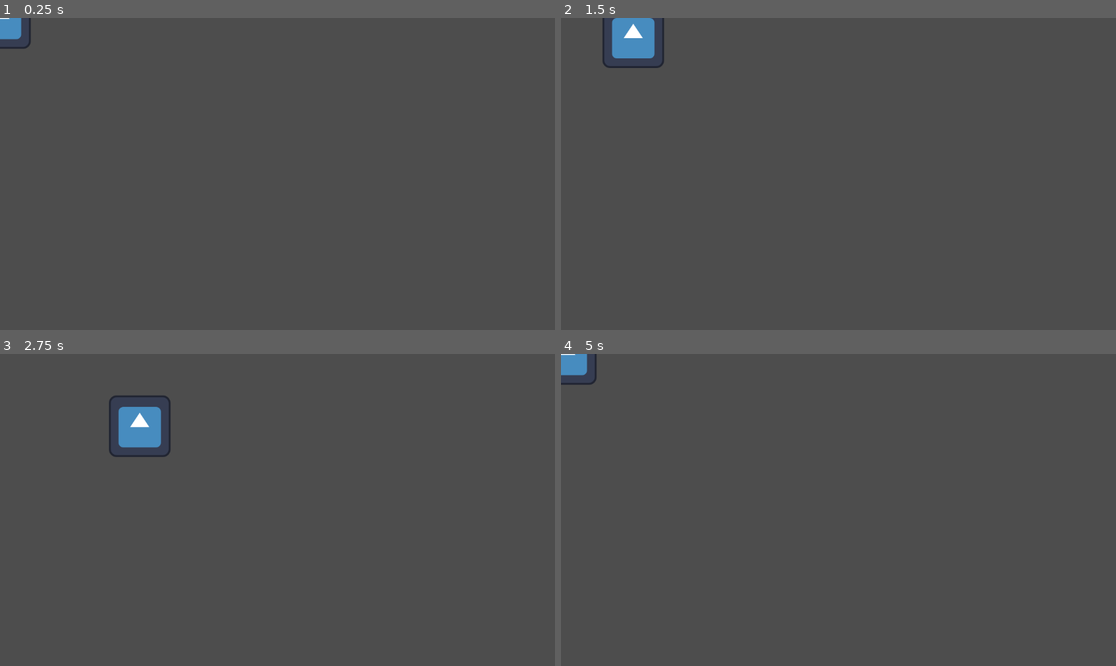
Above: before the commit, frames 1-4 (two rows, left to right).
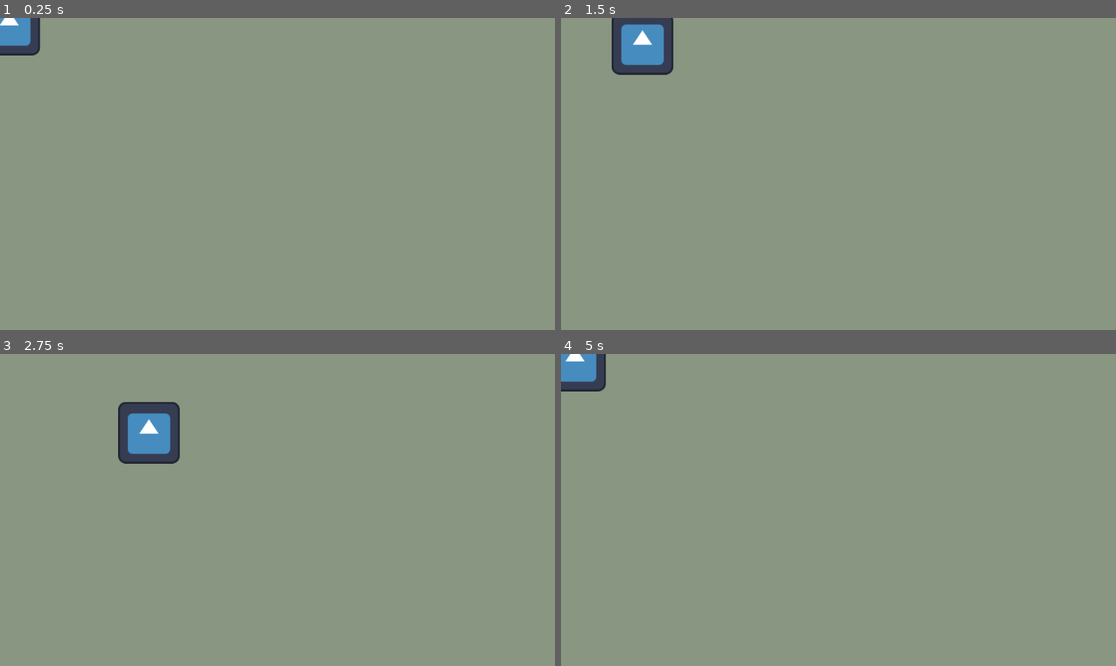
Above: after the commit, the same moments.

Repository: morgan-git/cat-herder
Game: Godot game, scene res://patio.tscn
Same seed, same stepped clock (60 frames per second), same inputs: the game is played once before the commit and once after it. The engine's default icon, where the game draws it, is replaced by a stand-in: a white triangle on a blue panel in a dark square.
Inputs:
- Up to frame 1 (0.25 s): no input
- Up to frame 2 (1.5 s): tap Enter at 0.5 s; hold Right (ui_right) 0.53-1.28 s; hold Down (ui_down) from 1.28 s (still down)
- Up to frame 3 (2.75 s): release Down (ui_down) at 2.03 s; hold Right (ui_right) from 2.03 s (still down)
- Up to frame 4 (5 s): release Right (ui_right) at 2.78 s; hold Up (ui_up) 2.78-3.53 s; hold Left (ui_left) from 3.53 s (still down)

The runs differ from the first frame. In frame 1, 100% of the frame differs, in the area x 0-100%, y 0-100%; in frame 2, 99%; in frame 3, 99%; in frame 4, 99%.

Commit message:
background and world boundaries

Diff:
--- a/patio.tscn
+++ b/patio.tscn
@@ -1,17 +1,64 @@
-[gd_scene load_steps=4 format=3 uid="uid://bfyglm4vdabm"]
+[gd_scene load_steps=7 format=3 uid="uid://bfyglm4vdabm"]
 
 [ext_resource type="Script" uid="uid://cvuw5tou4maru" path="res://player.gd" id="1_daojl"]
 [ext_resource type="Texture2D" uid="uid://cs341dedl0teq" path="res://icon.svg" id="2_hquad"]
 
 [sub_resource type="RectangleShape2D" id="RectangleShape2D_ou2u5"]
+size = Vector2(142.19, 144.892)
+
+[sub_resource type="RectangleShape2D" id="RectangleShape2D_daojl"]
+size = Vector2(2914, 36)
+
+[sub_resource type="RectangleShape2D" id="RectangleShape2D_hquad"]
+size = Vector2(2898, 18)
+
+[sub_resource type="RectangleShape2D" id="RectangleShape2D_rl1s1"]
+size = Vector2(140, 1361)
 
 [node name="Patio" type="Node2D"]
+
+[node name="Green Background" type="ColorRect" parent="."]
+offset_left = -3087.0
+offset_top = -862.0
+offset_right = 2115.0
+offset_bottom = 1813.0
+color = Color(0.533333, 0.588235, 0.509804, 1)
 
 [node name="Player" type="CharacterBody2D" parent="."]
 script = ExtResource("1_daojl")
 
 [node name="Sprite2D" type="Sprite2D" parent="Player"]
+position = Vector2(8, 5)
 texture = ExtResource("2_hquad")
 
 [node name="CollisionShape2D" type="CollisionShape2D" parent="Player"]
+position = Vector2(-2, 2)
 shape = SubResource("RectangleShape2D_ou2u5")
+
+[node name="Top" type="StaticBody2D" parent="."]
+
+[node name="Top Boundary" type="CollisionShape2D" parent="Top"]
+position = Vector2(-154, -80)
+shape = SubResource("RectangleShape2D_daojl")
+debug_color = Color(0.944382, 0.198398, 0.335319, 0.42)
+
+[node name="Bottom" type="StaticBody2D" parent="."]
+
+[node name="Bottom Boundary" type="CollisionShape2D" parent="Bottom"]
+position = Vector2(-49, 670)
+shape = SubResource("RectangleShape2D_hquad")
+debug_color = Color(0.993134, 0.00258929, 0.237285, 0.42)
+
+[node name="Right" type="StaticBody2D" parent="."]
+
+[node name="Right Boundary" type="CollisionShape2D" parent="Right"]
+position = Vector2(1245, 24)
+shape = SubResource("RectangleShape2D_rl1s1")
+debug_color = Color(0.999701, 0, 0.10422, 0.42)
+
+[node name="Left" type="StaticBody2D" parent="."]
+
+[node name="Left Boundary" type="CollisionShape2D" parent="Left"]
+position = Vector2(-132, 30)
+shape = SubResource("RectangleShape2D_rl1s1")
+debug_color = Color(0.999701, 0, 0.10422, 0.42)
